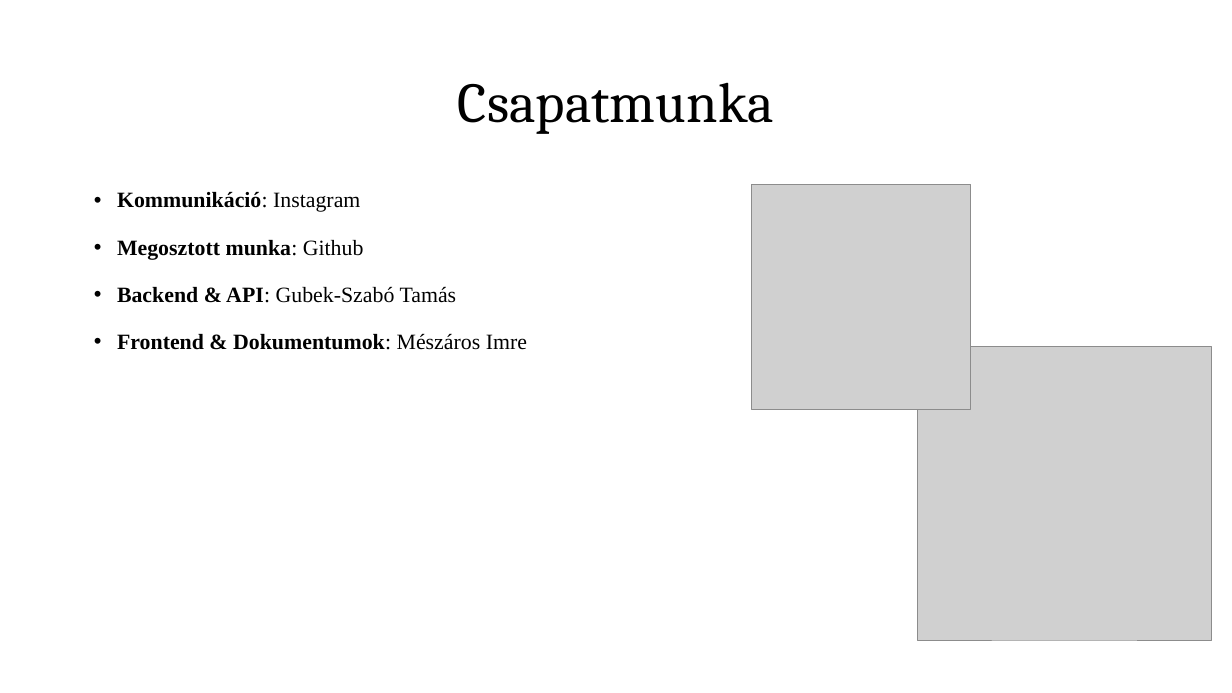
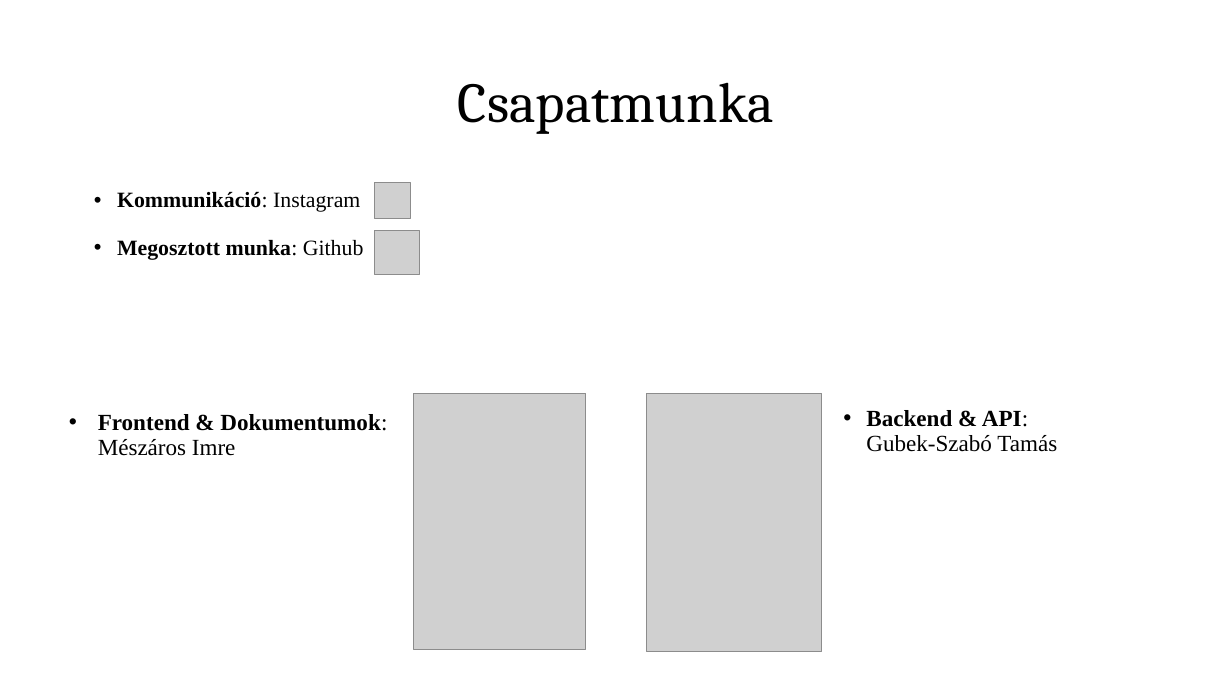
Before and after one commit to tomex1337/13_S1_6_vizsgaremek, a slide deck: slide 3 of docs/Prezentáció/Corelytics presentation.pptx. Drawn at 1232x693 pixels with LibreOffice and Linux fonts; fonts in the diff are those of the drawing; grey boxes stand for pictures. Boxes give left, top, right and bottom in pixels: in the first picture for what was removed or moved away, otherwise in the second. Text is boxed around its words. In the diff, an @@ line names an element or a change of style, - is before the commit and + after.

```diff
--- a/docs/Prezentáció/Corelytics presentation.pptx
+++ b/docs/Prezentáció/Corelytics presentation.pptx
@@ picture: place and size @@
-picture at [751,184,971,409]
+picture at [374,182,410,219]
@@ picture: place and size @@
-picture at [918,347,1212,640]
+picture at [374,230,419,274]
@@ text at [117,286,527,350]: paragraphs removed @@
-• Backend & API: Gubek-Szabó Tamás
-• Frontend & Dokumentumok: Mészáros Imre
@@ text added at [98,414,387,456], 18 pt, text #000000, bold @@
+• Frontend & Dokumentumok: Mészáros Imre
@@ picture added at [414,393,586,649] @@
@@ picture added at [646,393,822,651] @@
@@ text added at [866,410,1057,452], 18 pt, text #000000 @@
+• Backend & API:
+Gubek-Szabó Tamás
```
Also in this commit, not shown: 5 other slides changed.
